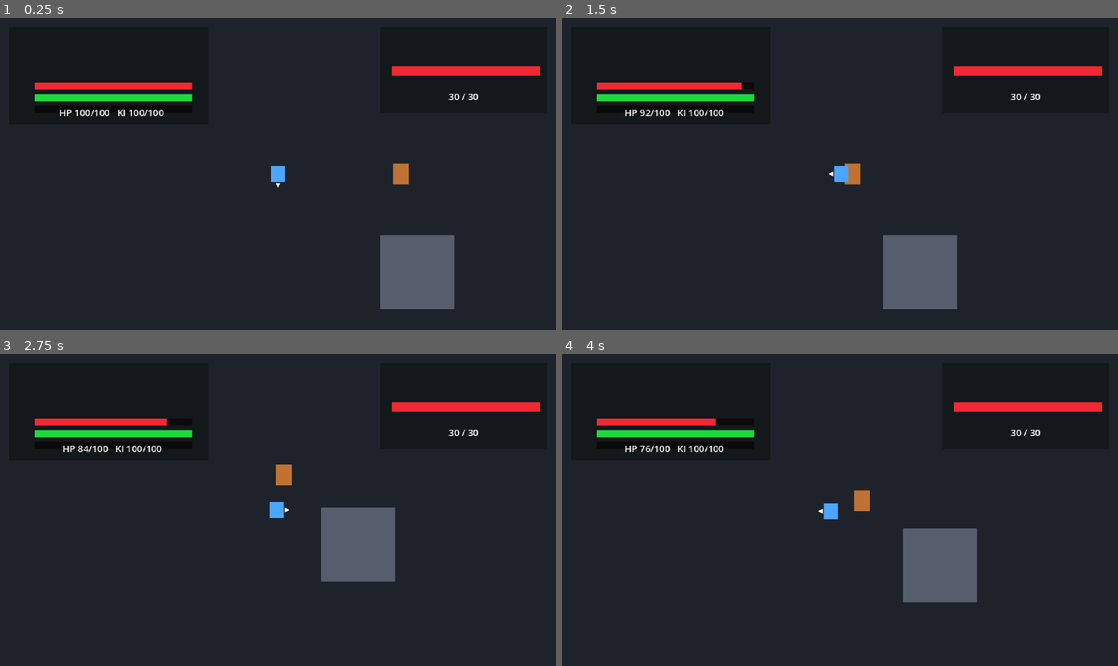
Above: before the commit, frames 1-4 (two rows, left to right).
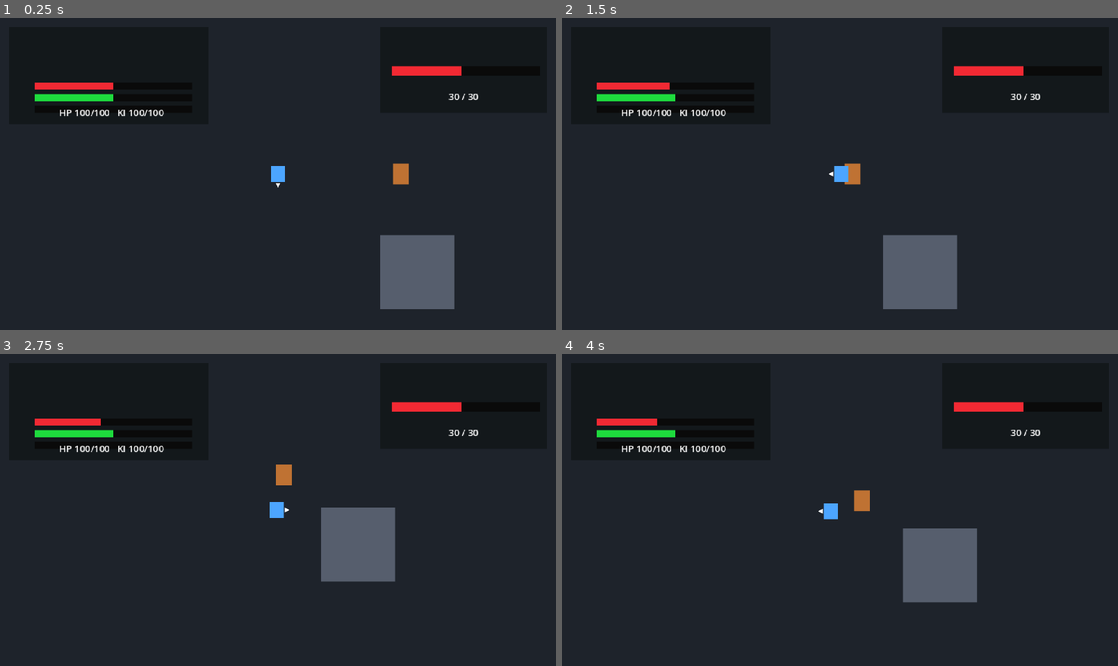
Above: after the commit, the same moments.

Repository: kikajima/dragonballsoullegacy
Game: Godot game, scene res://scenes/bootstrap/bootstrap.tscn
The game is run twice, just before and just after one commit, with the same random seed, the same clock (stepped at 60 frames per second) and the same inputs.
Inputs:
- Up to frame 1 (0.25 s): no input
- Up to frame 2 (1.5 s): hold D (move_right) 0.53-1.28 s; tap J (attack) at 0.6 s; hold S (move_down) from 1.28 s (still down); tap Shift (block) at 1.35 s
- Up to frame 3 (2.75 s): release S (move_down) at 2.03 s; hold D (move_right) from 2.03 s (still down); hold L (charge_ki) from 2.03 s (still down)
- Up to frame 4 (4 s): release D (move_right) at 2.78 s; release L (charge_ki) at 2.78 s; hold W (move_up) 2.78-3.53 s; tap Space (dash) at 2.85 s; hold A (move_left) from 3.53 s (still down); tap E (interact) at 3.6 s

The runs differ from the first frame. In frame 1, 1.1% of the frame differs, in the area x 20-98%, y 15-27%; in frame 2, 1.4%, in the area x 10-98%, y 15-32%; in frame 3, 1.3%; in frame 4, 1.3%.

Commit message:
refactor: make combat HUD use native pixel scale

Diff:
--- a/ui/hud/combat_hud.gd
+++ b/ui/hud/combat_hud.gd
@@ -7,30 +7,22 @@
 @export_file("*.png")
 var enemy_panel_path: String = "res://assets/ui/legacy/processed/enemy_hud_panel.png"
 
-@onready var player_panel: Control = $PlayerPanel
 @onready var player_panel_texture: TextureRect = $PlayerPanel/PanelTexture
 @onready var player_fallback: ColorRect = $PlayerPanel/Fallback
 @onready var player_hp_fill: ColorRect = $PlayerPanel/HPFill
 @onready var player_ki_fill: ColorRect = $PlayerPanel/KiFill
-@onready var player_values: Label = $PlayerPanel/Values
 
 @onready var enemy_panel: Control = $EnemyPanel
 @onready var enemy_panel_texture: TextureRect = $EnemyPanel/PanelTexture
 @onready var enemy_fallback: ColorRect = $EnemyPanel/Fallback
 @onready var enemy_hp_fill: ColorRect = $EnemyPanel/HPFill
-@onready var enemy_values: Label = $EnemyPanel/Values
 
-const PLAYER_BAR_WIDTH: float = 136.0
-const ENEMY_BAR_WIDTH: float = 128.0
+const PLAYER_BAR_WIDTH: float = 68.0
+const ENEMY_BAR_WIDTH: float = 60.0
 
 var _player_health: HealthComponent
 var _player_ki: KiComponent
 var _enemy_health: HealthComponent
-
-var _player_hp_current: int = 0
-var _player_hp_max: int = 1
-var _player_ki_current: float = 0.0
-var _player_ki_max: float = 1.0
 
 func _ready() -> void:
 	mouse_filter = Control.MOUSE_FILTER_IGNORE
@@ -87,35 +79,16 @@
 		enemy_panel.visible = false
 
 func _on_player_health_changed(current_health: int, max_health: int) -> void:
-	_player_hp_current = current_health
-	_player_hp_max = maxi(max_health, 1)
-
-	var ratio := clampf(
-		float(_player_hp_current) / float(_player_hp_max),
-		0.0,
-		1.0
-	)
+	var safe_max := maxi(max_health, 1)
+	var ratio := clampf(float(current_health) / float(safe_max), 0.0, 1.0)
 	player_hp_fill.size.x = roundf(PLAYER_BAR_WIDTH * ratio)
-	_update_player_values()
 
 func _on_player_ki_changed(current_ki: float, max_ki: float) -> void:
-	_player_ki_current = current_ki
-	_player_ki_max = maxf(max_ki, 1.0)
-
-	var ratio := clampf(_player_ki_current / _player_ki_max, 0.0, 1.0)
+	var safe_max := maxf(max_ki, 1.0)
+	var ratio := clampf(current_ki / safe_max, 0.0, 1.0)
 	player_ki_fill.size.x = roundf(PLAYER_BAR_WIDTH * ratio)
-	_update_player_values()
 
 func _on_enemy_health_changed(current_health: int, max_health: int) -> void:
 	var safe_max := maxi(max_health, 1)
 	var ratio := clampf(float(current_health) / float(safe_max), 0.0, 1.0)
 	enemy_hp_fill.size.x = roundf(ENEMY_BAR_WIDTH * ratio)
-	enemy_values.text = "%d / %d" % [current_health, safe_max]
-
-func _update_player_values() -> void:
-	player_values.text = "HP %d/%d   KI %d/%d" % [
-		_player_hp_current,
-		_player_hp_max,
-		roundi(_player_ki_current),
-		roundi(_player_ki_max),
-	]
